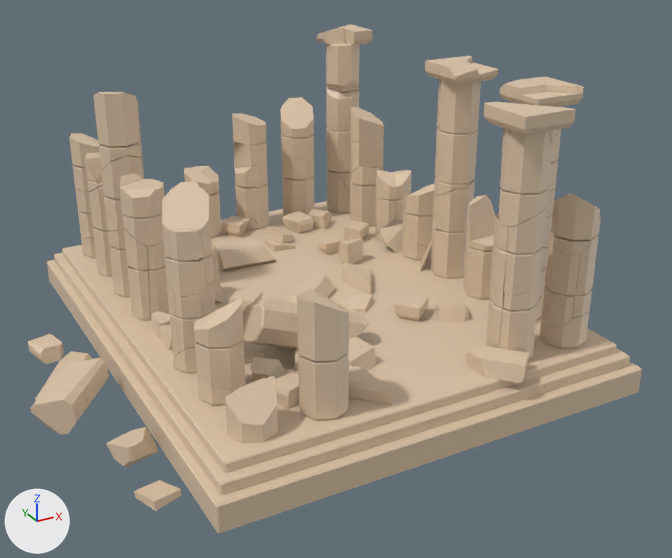
Renders of the FBX model Blender Models/Geography and History/Parthenon-Destroyed2.fbx from each side of a commit.
Before and after are seen from a 50 mm lens placed at (-1.52, -2.99, 1.67), pointed at (0.04, -0.16, 0.25). Lighting does not change. The marker at lower left points along +X, +Y and +Z.

In view in the first picture: 'pillars b_cell.259'.
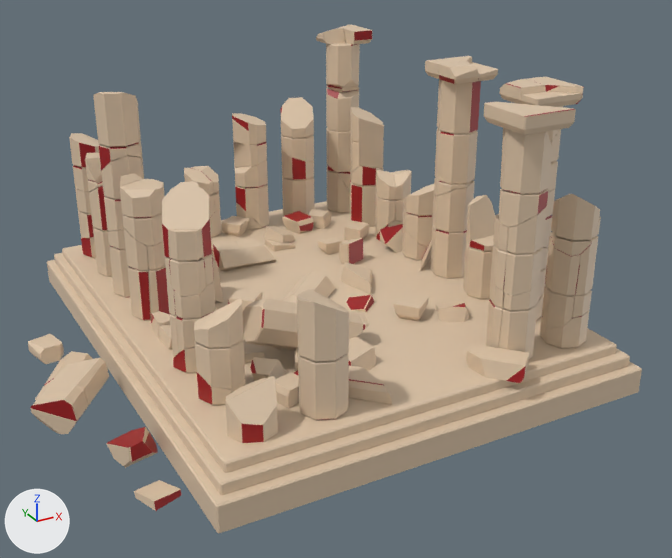
Where the newer file only moved an object's origin or applied its transform, the numbers keep the older frame.

What the commit changed:
Material '2 Secondary' (mat_2_secondary) is new.
Its base color is (0.348, 0.00629, 0.00876) (red #9f1317).
me_pillars_b_cell_260 has 4135 vertices, 3119 faces and spans x -0.53..1.69, y -1.33..0.67, z -0.81..0.22.
me_pillars_b_cell_260 is used by ob_pillars_b_cell_259; location (-0.604, 0.332, 0.787).
me_pillars_b_cell_260 part 1: 344 of the faces centred in x -0.47..1.63, y -1.3..0.66, z -0.81..0.22 switch from mat_1_primary (beige #dfc6aa) to mat_2_secondary (red #9f1317).

Pixel boxes (x1, y1, x2, y2) of what changed, in the pictures (672 x 558 px):
part 1 of me_pillars_b_cell_260, recoloured (beige to red): (31, 30, 592, 511) in both
